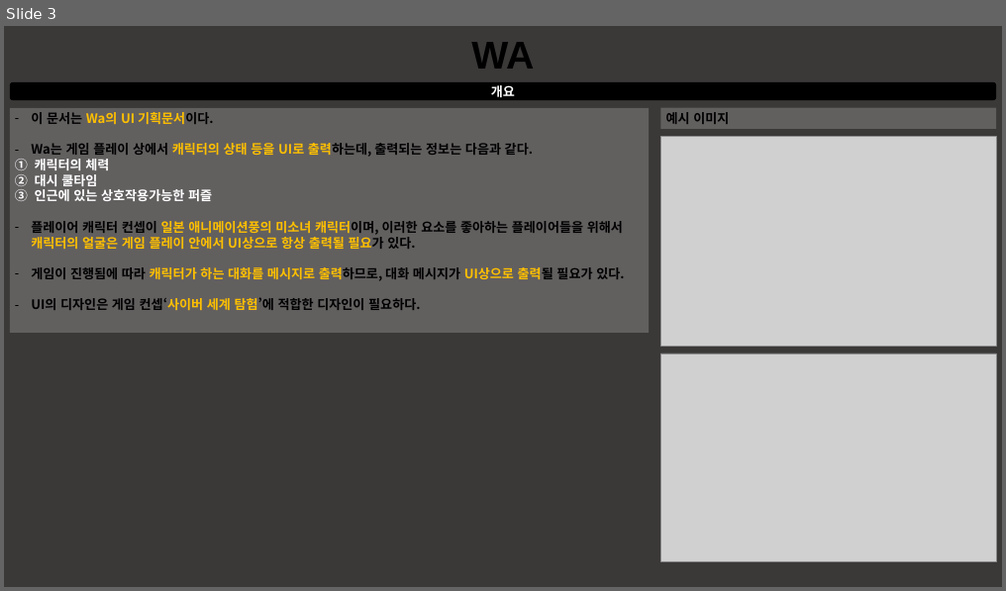
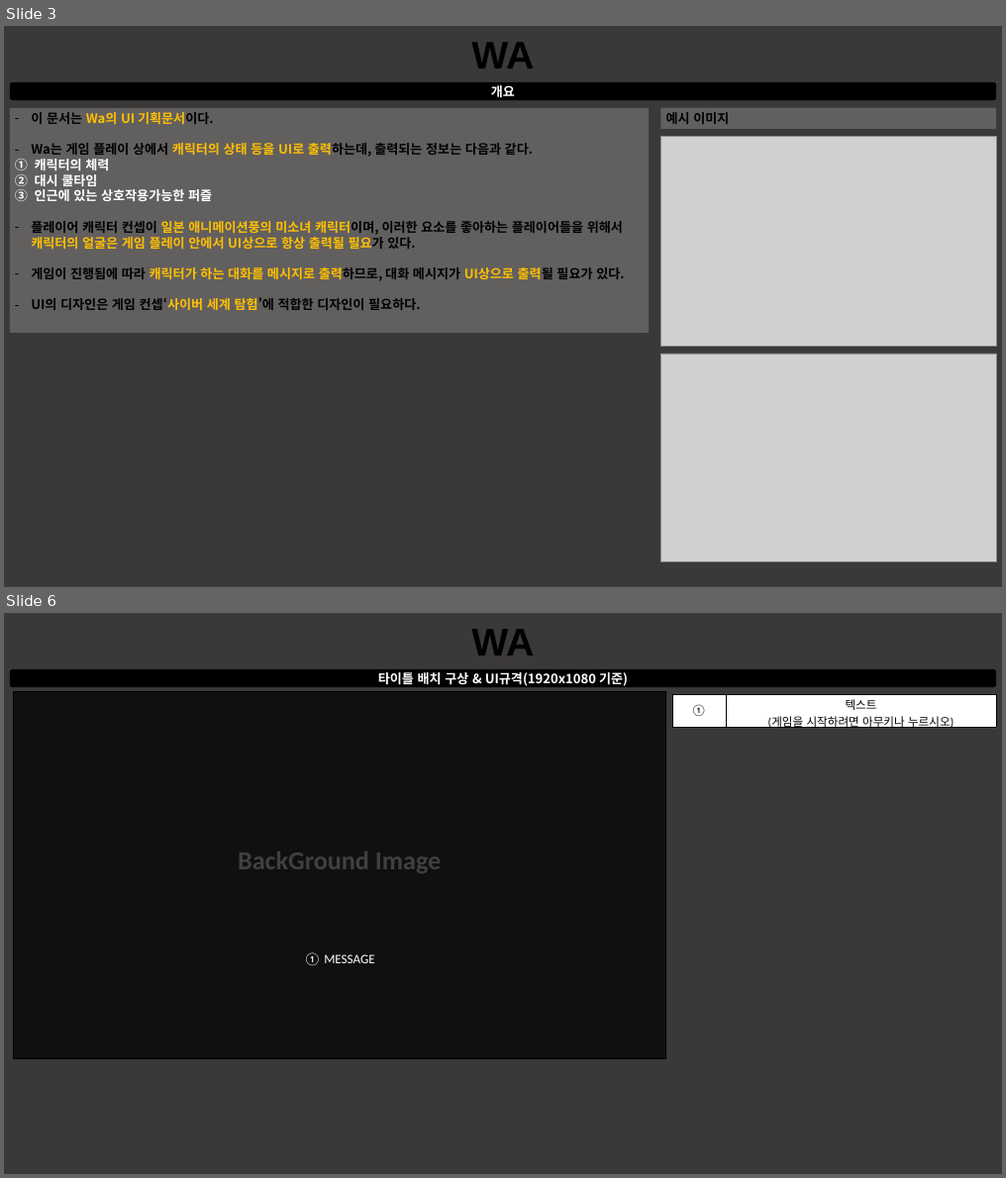
Before and after one commit to taeseongeom/WA, a slide deck: 기획서/문서/UI 기획.pptx. Shown one above the other, each under a label of ours: slide 3 before the commit, slides 3 and 6 after it; the slides between them are not shown. The pictures are 1006x591 and 1006x1178 pixels, drawn with LibreOffice and Linux fonts; fonts in the diff are those of the drawing; grey boxes stand for pictures. Boxes give left, top, right and bottom in pixels: in the first picture for what was removed or moved away, otherwise in the second. Text is boxed around its words. In the diff, an @@ line names an element or a change of style, - is before the commit and + after.

Commit message:
기획서 작업시작
하루 잘 놀았습니다.

```diff
--- a/기획서/문서/UI 기획.pptx
+++ b/기획서/문서/UI 기획.pptx
@@ slide 6 added at (x1=4, y1=613, x2=1002, y2=1174), background #3B3838 @@
@@ text added at (x1=471, y1=629, x2=534, y2=656), 54 pt, text #000000, bold @@
+WA
@@ rounded rectangle added at (x1=10, y1=669, x2=996, y2=687), fill #000000, 18 pt, text #FFFFFF, bold @@
+타이틀 배치 구상 & UI규격(1920x1080 기준)
@@ rectangle added at (x1=13, y1=691, x2=665, y2=1059), fill #000000 at 70% opacity, outline #000000 1 pt, 36 pt, text #404040, bold @@
+BackGround Image
@@ table added at (x1=672, y1=694, x2=996, y2=734), 1 rows, 2 columns @@
+① | 텍스트 / (게임을 시작하려면 아무키나 누르시오)
@@ text added at (x1=304, y1=953, x2=374, y2=966), 18 pt, text #FFFFFF @@
+① MESSAGE
```
Also in this commit, not shown: 4 slides changed, 1 slide removed, 5 other files.
